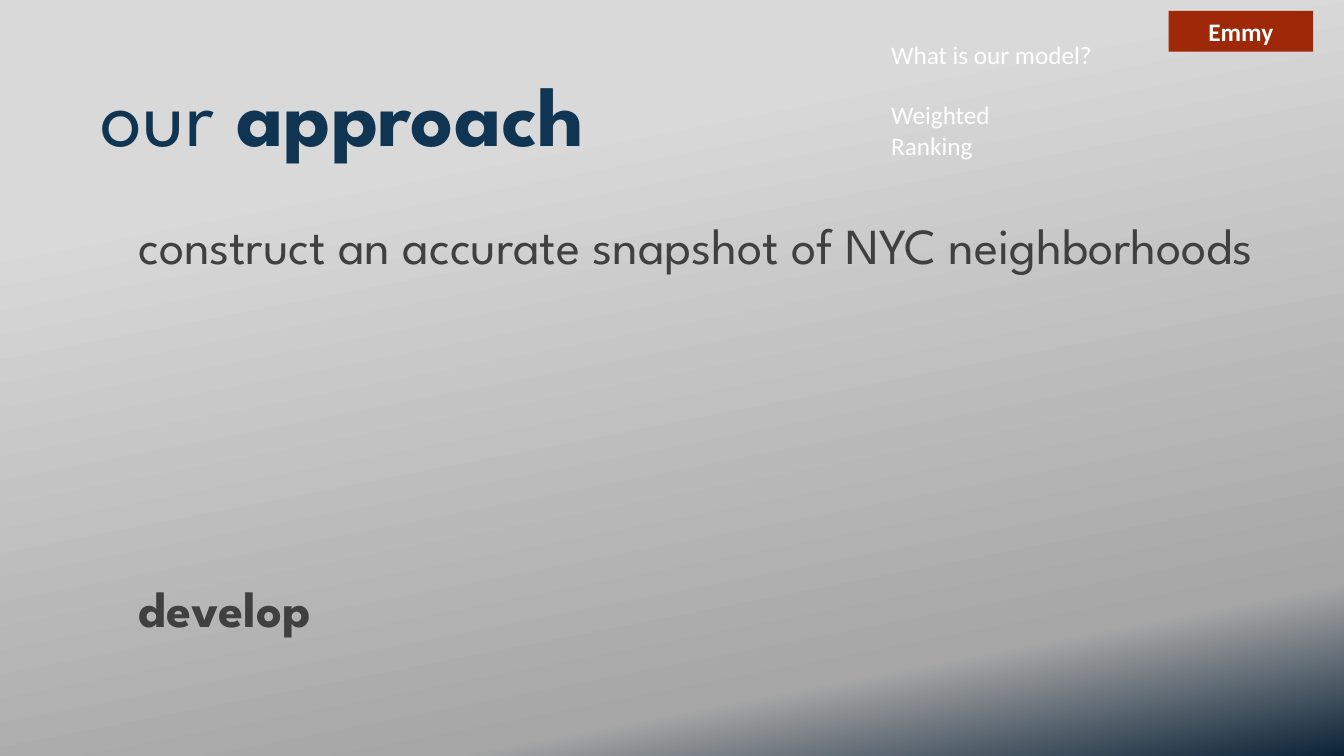
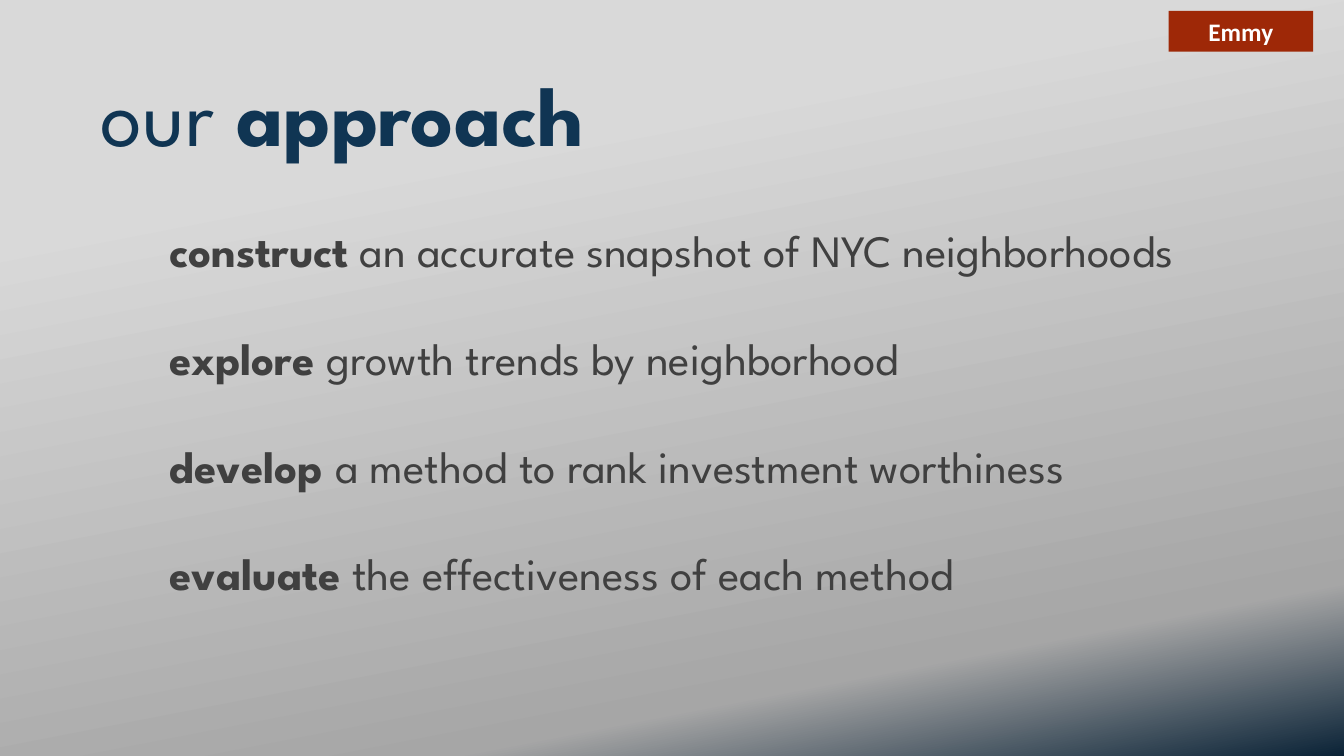
Before and after one commit to ekuo651/NYC-RE-Neighborhood-Trends, a slide deck: slide 3 of Presentation - Strawman.pptx. Drawn at 1344x756 pixels with LibreOffice and Linux fonts; fonts in the diff are those of the drawing; background and template pictures are left out. Boxes give left, top, right and bottom in pixels: in the first picture for what was removed or moved away, otherwise in the second. Text is boxed around its words. In the diff, an @@ line names an element or a change of style, - is before the commit and + after.

```diff
--- a/Presentation - Strawman.pptx
+++ b/Presentation - Strawman.pptx
@@ text removed at [891,40,1092,159] @@
-What is our model?
-Weighted
-Ranking
@@ text "construct an accurate snapshot of ...": place and size @@
-text "construct an accurate snapshot of ..." at [138,229,1253,638]
+text "construct an accurate snapshot of ..." at [170,236,1174,591]
@@ text at [170,236,1174,277]: size 36 to 32 pt in "construct an accurate snapshot of NYC neighborhoods"; bold on in "construct" @@
@@ text at [170,344,1065,591]: text changed; size 36 to 32 pt; bold off @@
-develop
+explore growth trends by neighborhood
+develop a method to rank investment worthiness
+evaluate the effectiveness of each method
```
Also in this commit, not shown: 1 other slide changed, 1 slide added.
